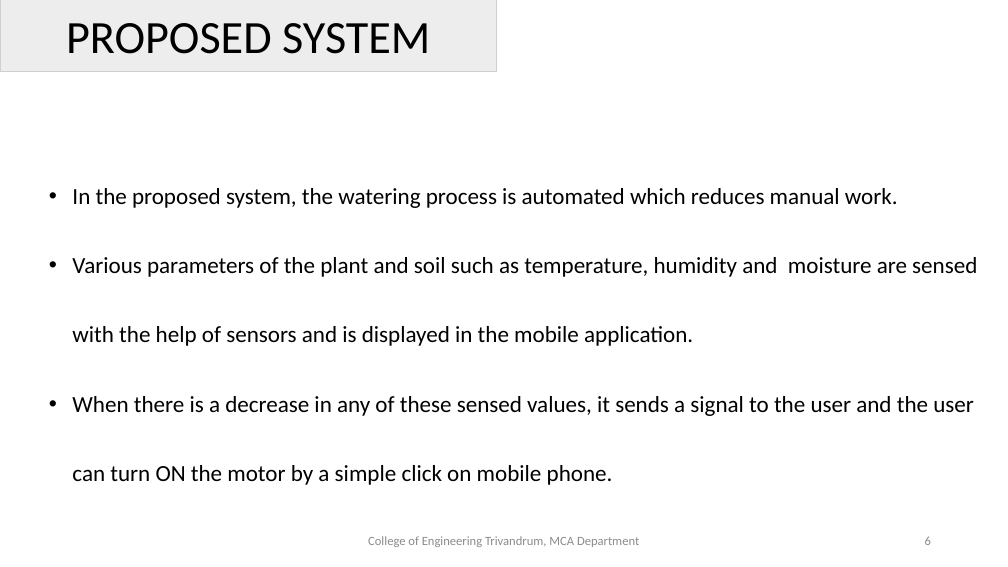
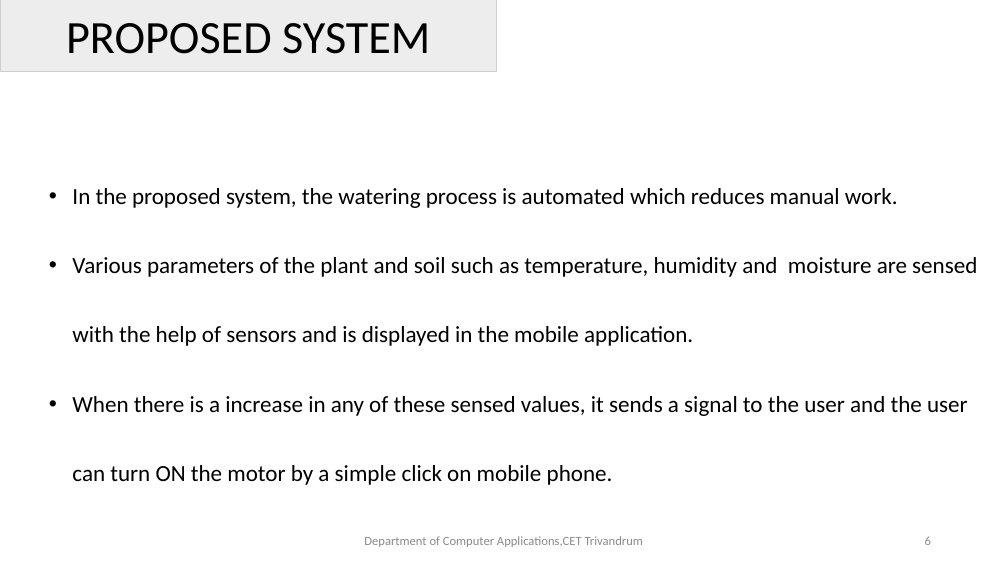
Before and after one commit to THEERTHA-T/SMART_IRRIGATION, a slide deck: slide 6 of 3.REVIEW.pptx. Drawn at 1008x567 pixels with LibreOffice and Linux fonts; fonts in the diff are those of the drawing; background and template pictures are left out. Boxes give left, top, right and bottom in pixels: in the first picture for what was removed or moved away, otherwise in the second. Text is boxed around its words. In the diff, an @@ line names an element or a change of style, - is before the commit and + after.

```diff
--- a/3.REVIEW.pptx
+++ b/3.REVIEW.pptx
@@ text at [72,396,968,485]: text changed @@
-• When there is a decrease in any of these sensed values, it sends a signal to the user and the user can turn ON the motor by a simple click on mobile phone.
+• When there is a increase in any of these sensed values, it sends a signal to the user and the user can turn ON the motor by a simple click on mobile phone.
@@ text at [364,536,643,547]: text changed @@
-College of Engineering Trivandrum, MCA Department
+Department of Computer Applications,CET Trivandrum
```
Also in this commit, not shown: 16 other slides changed, 1 slide removed, 3 other files.
